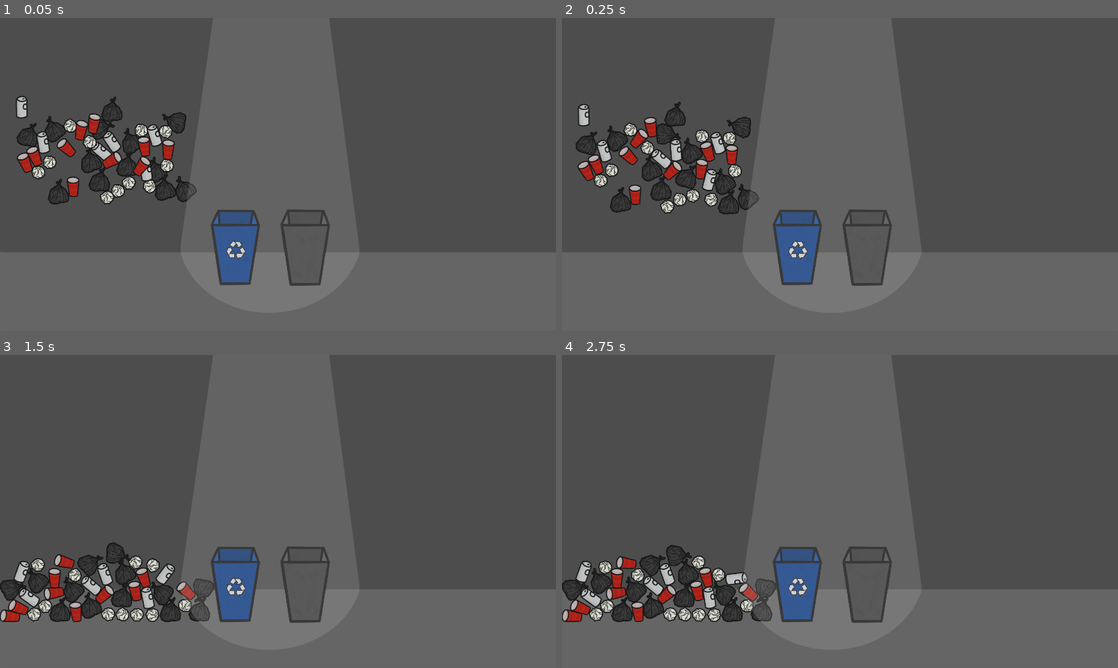
Above: before the commit, frames 1-4 (two rows, left to right).
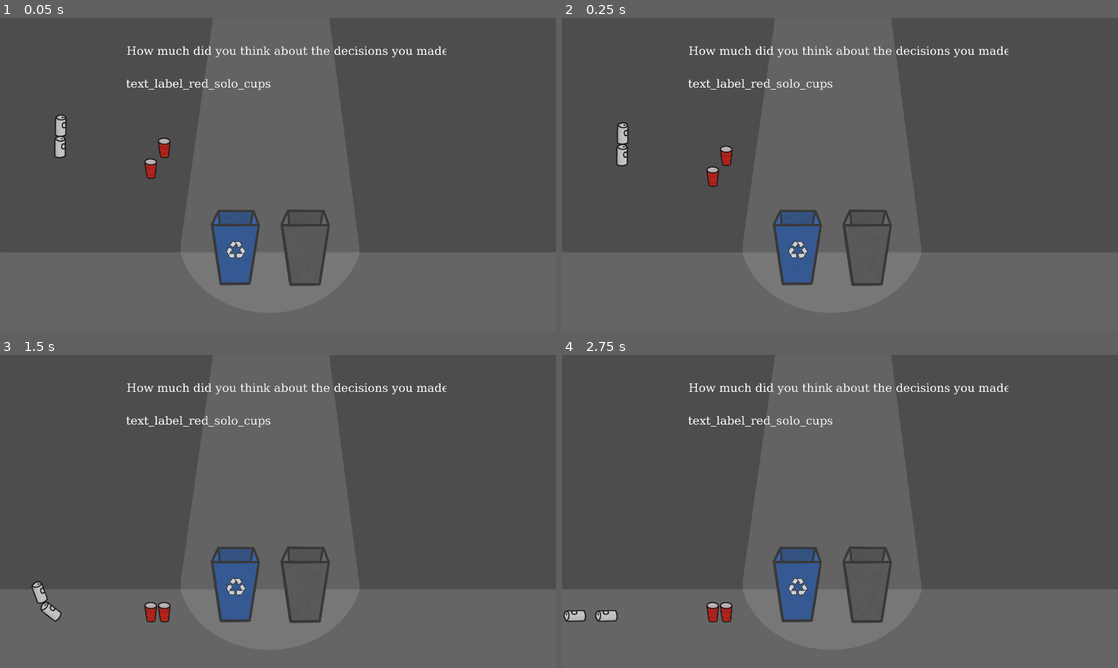
Above: after the commit, the same moments.

Repository: benzhenwen/Garbage.
Game: Godot game, scene res://main.tscn
Two runs of this game, one before a commit and one after it. Both use one fixed random seed, a clock stepped at 60 frames per second and the inputs below.
Inputs (mouse positions are in pixels of both pictures, inside the frame that each line leads up to):
- Up to frame 1 (0.05 s): no input
- Up to frame 2 (0.25 s): no input
- Up to frame 3 (1.5 s): move the mouse to (233, 592) at 0.52 s; click (233, 592) at 0.67 s; move the mouse to (305, 592) at 1.27 s; click (305, 592) at 1.42 s
- Up to frame 4 (2.75 s): move the mouse to (617, 592) at 2.02 s; click (617, 592) at 2.17 s

The runs differ from the first frame. In frame 1, 5.1% of the frame differs, in the area x 2-81%, y 8-86%; in frame 2, 5.4%; in frame 3, 5.9%; in frame 4, 5.9%, in the area x 0-81%, y 8-86%.

Commit message:
fix stuff

Diff:
--- /dev/null
+++ b/end_card.tscn
@@ -0,0 +1,34 @@
+[gd_scene load_steps=3 format=3 uid="uid://buqlddwomm3v"]
+
+[ext_resource type="SystemFont" uid="uid://r6tif6e33pks" path="res://system_font.tres" id="1_175tn"]
+[ext_resource type="Script" path="res://scripts/end_card_manager.gd" id="1_pqf5e"]
+
+[node name="End Card" type="Node2D"]
+script = ExtResource("1_pqf5e")
+
+[node name="Top Text" type="RichTextLabel" parent="."]
+offset_left = 437.0
+offset_top = 95.0
+offset_right = 1542.0
+offset_bottom = 247.0
+theme_override_fonts/normal_font = ExtResource("1_175tn")
+theme_override_font_sizes/normal_font_size = 40
+text = "How much did you think about the decisions you made?"
+scroll_active = false
+autowrap_mode = 0
+deselect_on_focus_loss_enabled = false
+drag_and_drop_selection_enabled = false
+
+[node name="label_solo_cup" type="RichTextLabel" parent="."]
+unique_name_in_owner = true
+offset_left = 435.0
+offset_top = 208.0
+offset_right = 1872.0
+offset_bottom = 360.0
+theme_override_fonts/normal_font = ExtResource("1_175tn")
+theme_override_font_sizes/normal_font_size = 40
+text = "text_label_red_solo_cups"
+scroll_active = false
+autowrap_mode = 0
+deselect_on_focus_loss_enabled = false
+drag_and_drop_selection_enabled = false
--- a/garbage_objects/can.tscn
+++ b/garbage_objects/can.tscn
@@ -3,7 +3,7 @@
 [ext_resource type="Script" path="res://scripts/grabable.gd" id="1_fus35"]
 [ext_resource type="Texture2D" uid="uid://dcdtfc7y7o12u" path="res://garbage_assets/IMG_0273.PNG" id="2_cki5x"]
 
-[node name="Paper" type="RigidBody2D" groups=["trash"]]
+[node name="Can" type="RigidBody2D" groups=["trash"]]
 input_pickable = true
 can_sleep = false
 script = ExtResource("1_fus35")
--- a/garbage_objects/garbage_bin.tscn
+++ b/garbage_objects/garbage_bin.tscn
@@ -4,8 +4,9 @@
 [ext_resource type="Script" path="res://scripts/bin_disable.gd" id="3_tynft"]
 [ext_resource type="Texture2D" uid="uid://bd7lkf7ok0ba4" path="res://garbage_assets/trash_fronts.png" id="3_x2n83"]
 
-[node name="Paper" type="StaticBody2D"]
+[node name="garbage_bin" type="StaticBody2D"]
 input_pickable = true
+script = ExtResource("3_tynft")
 
 [node name="back" type="Sprite2D" parent="."]
 z_index = -1
@@ -27,12 +28,9 @@
 polygon = PackedVector2Array(-86, -104, -55, 105, 50, 105, 83, -103, 76, -103, 44, 96, -48, 95, -78, -104)
 
 [node name="garbage_sleep_area" type="Area2D" parent="." groups=["garbage_disable_area"]]
-script = ExtResource("3_tynft")
 
 [node name="CollisionPolygon2D" type="CollisionPolygon2D" parent="garbage_sleep_area"]
 position = Vector2(-814, -819)
 polygon = PackedVector2Array(767, 905, 768, 912, 856, 913, 858, 907)
 
-[connection signal="mouse_entered" from="." to="." method="_on_mouse_entered"]
-[connection signal="mouse_exited" from="." to="." method="_on_mouse_exited"]
-[connection signal="body_entered" from="garbage_sleep_area" to="garbage_sleep_area" method="_on_body_entered"]
+[connection signal="body_entered" from="garbage_sleep_area" to="." method="_on_garbage_sleep_area_body_entered"]
--- a/garbage_objects/recycling_bin.tscn
+++ b/garbage_objects/recycling_bin.tscn
@@ -6,6 +6,7 @@
 
 [node name="Paper" type="StaticBody2D"]
 input_pickable = true
+script = ExtResource("3_delhd")
 
 [node name="Img0273" type="Sprite2D" parent="."]
 visible = false
@@ -32,12 +33,9 @@
 polygon = PackedVector2Array(-86, -104, -55, 105, 50, 105, 83, -103, 76, -103, 44, 96, -48, 95, -78, -104)
 
 [node name="garbage_sleep_area" type="Area2D" parent="." groups=["garbage_disable_area"]]
-script = ExtResource("3_delhd")
 
 [node name="CollisionPolygon2D" type="CollisionPolygon2D" parent="garbage_sleep_area"]
 position = Vector2(-814, -819)
 polygon = PackedVector2Array(767, 905, 768, 912, 856, 913, 858, 907)
 
-[connection signal="mouse_entered" from="." to="." method="_on_mouse_entered"]
-[connection signal="mouse_exited" from="." to="." method="_on_mouse_exited"]
-[connection signal="body_entered" from="garbage_sleep_area" to="garbage_sleep_area" method="_on_body_entered"]
+[connection signal="body_entered" from="garbage_sleep_area" to="." method="_on_garbage_sleep_area_body_entered"]
--- a/garbage_objects/solo_cup.tscn
+++ b/garbage_objects/solo_cup.tscn
@@ -3,7 +3,7 @@
 [ext_resource type="Script" path="res://scripts/grabable.gd" id="1_clj34"]
 [ext_resource type="Texture2D" uid="uid://dcdtfc7y7o12u" path="res://garbage_assets/IMG_0273.PNG" id="2_iy8pk"]
 
-[node name="Paper" type="RigidBody2D" groups=["trash"]]
+[node name="Solo Cups" type="RigidBody2D" groups=["trash"]]
 input_pickable = true
 can_sleep = false
 script = ExtResource("1_clj34")
--- a/garbage_objects/trash_bag.tscn
+++ b/garbage_objects/trash_bag.tscn
@@ -3,7 +3,7 @@
 [ext_resource type="Script" path="res://scripts/grabable.gd" id="1_elfco"]
 [ext_resource type="Texture2D" uid="uid://dcdtfc7y7o12u" path="res://garbage_assets/IMG_0273.PNG" id="2_klpgq"]
 
-[node name="Paper" type="RigidBody2D" groups=["trash"]]
+[node name="Trash Bag" type="RigidBody2D" groups=["trash"]]
 input_pickable = true
 can_sleep = false
 script = ExtResource("1_elfco")
--- a/main.tscn
+++ b/main.tscn
@@ -2,8 +2,8 @@
 
 [ext_resource type="Script" path="res://scripts/main.gd" id="1_1lta3"]
 [ext_resource type="Texture2D" uid="uid://ua1cpbir62w2" path="res://garbage_assets/IMG_0270.PNG" id="2_1agx3"]
-[ext_resource type="Texture2D" uid="uid://dcdtfc7y7o12u" path="res://garbage_assets/IMG_0273.PNG" id="3_1ajli"]
 [ext_resource type="Texture2D" uid="uid://b1adfbfg2hcho" path="res://garbage_assets/IMG_0271.PNG" id="4_sduy4"]
+[ext_resource type="PackedScene" uid="uid://buqlddwomm3v" path="res://end_card.tscn" id="6_x0v68"]
 [ext_resource type="PackedScene" uid="uid://dyub1acwr27q7" path="res://garbage_objects/recycling_bin.tscn" id="8_klyyf"]
 [ext_resource type="PackedScene" uid="uid://bm8llavxslebb" path="res://garbage_objects/garbage_bin.tscn" id="9_l0aui"]
 
@@ -39,13 +39,9 @@
 shape = SubResource("WorldBoundaryShape2D_n7pym")
 
 [node name="floor_image" type="Sprite2D" parent="."]
+z_index = -3
 position = Vector2(960, 540)
 texture = ExtResource("2_1agx3")
-
-[node name="Img0273" type="Sprite2D" parent="."]
-visible = false
-position = Vector2(960, 540)
-texture = ExtResource("3_1ajli")
 
 [node name="recycling bin" parent="." instance=ExtResource("8_klyyf")]
 position = Vector2(814, 817)
@@ -58,3 +54,6 @@
 z_index = 2
 position = Vector2(960, 540)
 texture = ExtResource("4_sduy4")
+
+[node name="End Card" parent="." instance=ExtResource("6_x0v68")]
+unique_name_in_owner = true
--- a/project.godot
+++ b/project.godot
@@ -12,7 +12,7 @@
 
 config/name="garbage"
 run/main_scene="res://main.tscn"
-config/features=PackedStringArray("4.2", "Forward Plus")
+config/features=PackedStringArray("4.3", "Forward Plus")
 config/icon="res://icon.svg"
 
 [display]
@@ -22,3 +22,7 @@
 window/size/mode=2
 window/size/resizable=false
 window/stretch/mode="viewport"
+
+[rendering]
+
+textures/vram_compression/import_etc2_astc=true
--- a/scripts/bin_disable.gd
+++ b/scripts/bin_disable.gd
@@ -1,4 +1,4 @@
-extends Area2D
+extends Node
 
 func _ready():
 	pass
@@ -6,8 +6,9 @@
 func _process(delta):
 	pass
 
-
-func _on_body_entered(body):
+func _on_garbage_sleep_area_body_entered(body: Node2D) -> void:
 	if (body.is_in_group("trash")):
 		body.process_mode = 4;
 		body.hide();
+
+	get_node("%End Card").increment_item(name, body.trash_name);
--- /dev/null
+++ b/scripts/end_card_manager.gd
@@ -0,0 +1,37 @@
+extends Node2D
+
+var item_map = {
+	"recycling bin": {
+		"can": 0,
+		"solo_cup": 0
+	},
+	"trash bin": {
+		"can": 0,
+		"solo_cup": 0
+	}
+}
+
+# Called when the node enters the scene tree for the first time.
+func _ready() -> void:
+	pass # Replace with function body.
+
+# Called every frame. 'delta' is the elapsed time since the previous frame.
+func _process(delta: float) -> void:
+	pass
+
+func increment_item(from: String, item: String):
+	item_map[from][item] += 1;
+	print(from + " -> " + item + ": " + str(item_map[from][item]));
+	if (get_parent().decrement_trash_count()):
+		_trigger_end_sequence();
+
+func _trigger_end_sequence():
+	print("end");
+
+	# map of what items had what decisions made
+	var had_recycled = {
+		"can": "recycle" if (item_map["recycling bin"]["can"] > item_map["trash bin"]["can"]) else "trash",
+		"solo_cup": "recycle" if (item_map["recycling bin"]["solo_cup"] > item_map["trash bin"]["solo_cup"]) else "trash"
+	}
+
+	get_node("%label_solo_cup").text = "You decided to " + had_recycled["solo_cup"] + " red solo cups\n";
--- a/scripts/grabable.gd
+++ b/scripts/grabable.gd
@@ -6,6 +6,8 @@
 var is_held: bool = false;
 
 var hold_offset: Vector2 = Vector2(0, 0);
+
+var trash_name: String;
 
 # Called when the node enters the scene tree for the first time.
 func _ready():
--- a/scripts/main.gd
+++ b/scripts/main.gd
@@ -2,15 +2,25 @@
 
 const garbage_objects = [
 	preload("res://garbage_objects/can.tscn"),
-	preload("res://garbage_objects/trash_bag.tscn"),
-	preload("res://garbage_objects/paper.tscn"),
 	preload("res://garbage_objects/solo_cup.tscn")
 ];
 
+const garbage_object_names = [
+	"can",
+	"solo_cup"
+]
+
+var trash_count = 4;
+func decrement_trash_count() -> bool:
+	trash_count -= 1;
+	return trash_count == 0;
+
 func _ready():
-	for i in range(40):
-		var scene = garbage_objects.pick_random().instantiate();
+	for i in range(trash_count):
+		var index = randi_range(0, len(garbage_objects)-1);
+		var scene = garbage_objects[index].instantiate();
 		scene.global_transform.origin = Vector2(randf_range(30, 600), randf_range(300, 600));
+		scene.trash_name = garbage_object_names[index];
 		add_child(scene);
 
 # Called every frame. 'delta' is the elapsed time since the previous frame.
--- /dev/null
+++ b/system_font.tres
@@ -0,0 +1,4 @@
+[gd_resource type="SystemFont" format=3 uid="uid://r6tif6e33pks"]
+
+[resource]
+font_names = PackedStringArray("Sans-Serif")
Not shown, added: garbage.pck
Not shown, added: garbage.sh
